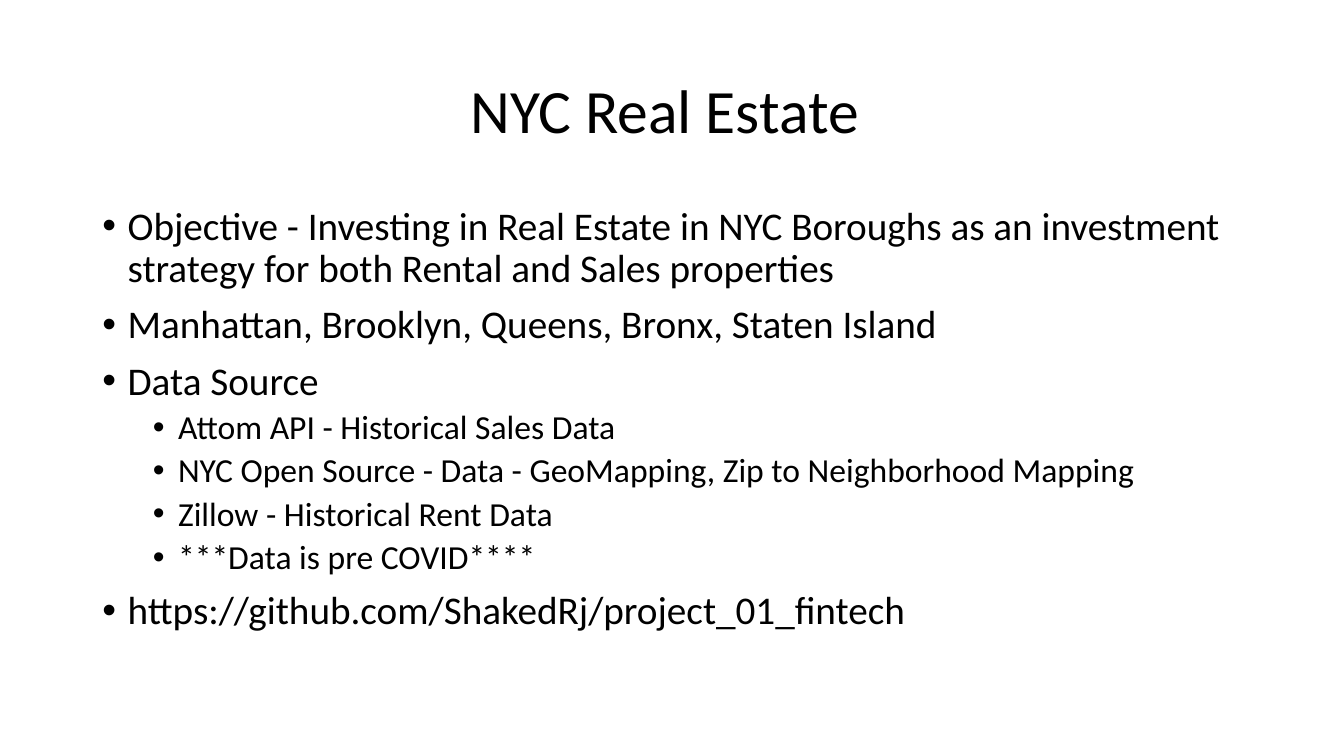
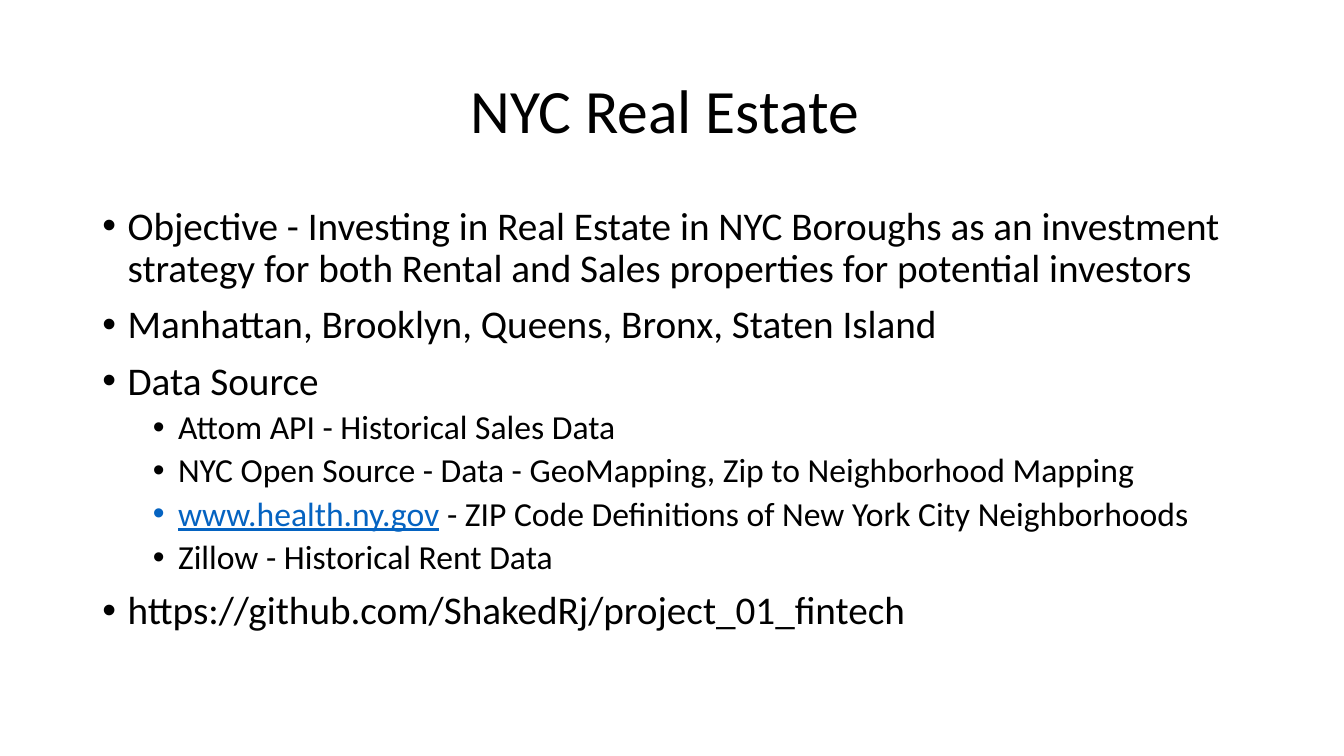
Before and after one commit to ShakedRj/NYC_Real_Estate, a slide deck: slide 2 of NY Real Estate Investment.pptx. Drawn at 1344x756 pixels with LibreOffice and Linux fonts; fonts in the diff are those of the drawing. Boxes give left, top, right and bottom in pixels: in the first picture for what was removed or moved away, otherwise in the second. Text is boxed around its words. In the diff, an @@ line names an element or a change of style, - is before the commit and + after.

```diff
--- a/NY Real Estate Investment.pptx
+++ b/NY Real Estate Investment.pptx
@@ text at [128,212,1220,289]: text changed @@
-• Objective - Investing in Real Estate in NYC Boroughs as an investment strategy for both Rental and Sales properties
+• Objective - Investing in Real Estate in NYC Boroughs as an investment strategy for both Rental and Sales properties for potential investors
@@ text at [178,502,1188,532]: paragraph added @@
+  • www.health.ny.gov - ZIP Code Definitions of New York City Neighborhoods
@@ text at [178,545,536,575]: paragraph removed @@
-  • ***Data is pre COVID****
```
Also in this commit, not shown: 2 other slides changed, 7 slides added, 6 slides removed.
